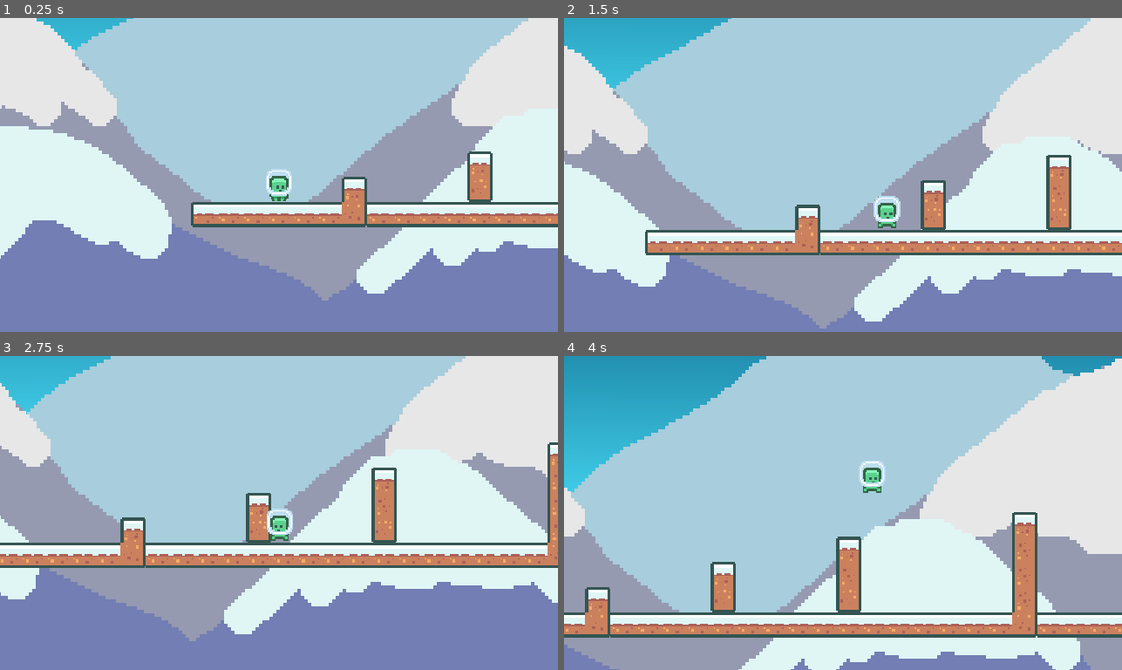
Above: before the commit, frames 1-4 (two rows, left to right).
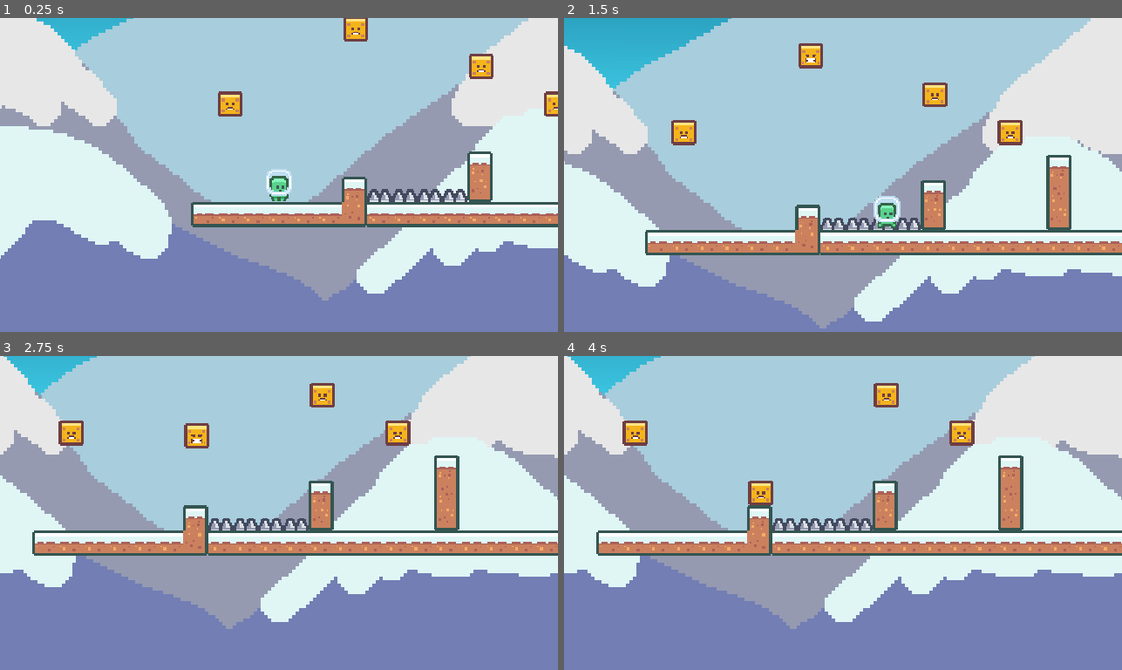
Above: after the commit, the same moments.

Repository: RuntimeRuntime/Godot_Platformer
Game: Godot game, scene res://wold.tscn
The game is run twice, just before and just after one commit, with the same random seed, the same clock (stepped at 60 frames per second) and the same inputs.
Inputs:
- Up to frame 1 (0.25 s): no input
- Up to frame 2 (1.5 s): hold Space (dash) 0.53-1.28 s; hold Right (ui_right) from 0.53 s (still down); tap Up (jump) at 0.77, 0.8, 1.07, 1.35 s
- Up to frame 3 (2.75 s): tap Up (jump) at 1.52, 1.82, 2.3 s; tap Space (dash) at 1.55 s; release Right (ui_right) at 2.03 s; hold Left (ui_left) from 2.03 s (still down); hold Space (dash) from 2.03 s (still down)
- Up to frame 4 (4 s): release Left (ui_left) at 2.78 s; release Space (dash) at 2.78 s; hold Right (ui_right) from 2.78 s (still down); tap Space (dash) at 2.85 s; tap Up (jump) at 3.02, 3.32, 3.6, 3.77 s

The runs differ from the first frame. In frame 1, 1.7% of the frame differs, in the area x 39-100%, y 0-59%; in frame 2, 1.8%; in frame 3, 30%; in frame 4, 60%, in the area x 0-100%, y 0-100%.

Commit message:
Added Smasher Enemy
Added new enemy type: Smasher
Will drop down when the player runs under them

Diff:
--- /dev/null
+++ b/Platformer Tutorial/Characters/Enemies/Smasher/Area2D.gd
@@ -0,0 +1,7 @@
+extends Area2D
+
+signal isGrounded
+
+func _on_body_entered(body):
+	if body is TileMap:
+		isGrounded.emit()
--- /dev/null
+++ b/Platformer Tutorial/Characters/Enemies/Smasher/FallingState.gd
@@ -0,0 +1,30 @@
+extends State
+
+@export var actor: Smasher
+
+const ACCELERATION = .1
+const MAX_SPEED = 8
+
+signal is_grounded
+
+var current_speed = 0
+
+func _ready():
+	set_physics_process(false)
+
+func _enter_state() -> void:
+	set_physics_process(true)
+
+func _exit_state() -> void:
+	current_speed = 0
+	set_physics_process(false)
+
+func _physics_process(delta):
+	handle_fall()
+
+func handle_fall():
+	current_speed = move_toward(current_speed, MAX_SPEED, ACCELERATION)
+	actor.position.y += current_speed
+
+func _on_area_2d_is_grounded():
+	is_grounded.emit()
--- /dev/null
+++ b/Platformer Tutorial/Characters/Enemies/Smasher/KillBox.gd
@@ -0,0 +1 @@
+extends CollisionShape2D
--- /dev/null
+++ b/Platformer Tutorial/Characters/Enemies/Smasher/LandedState.gd
@@ -0,0 +1,25 @@
+extends State
+
+@export var animator: AnimatedSprite2D
+@onready var timer = $"../../GroundedTimer"
+@onready var particles = $"../../GPUParticles2D"
+
+signal is_rising
+
+func _ready():
+	set_physics_process(false)
+
+func _enter_state() -> void:
+	timer.start()
+	particles.emitting=true
+	set_physics_process(true)
+
+func _exit_state() -> void:
+	set_physics_process(false)
+
+func _physics_process(delta):
+	animator.play('Idle')
+
+
+func _on_grounded_timer_timeout():
+	is_rising.emit()
--- /dev/null
+++ b/Platformer Tutorial/Characters/Enemies/Smasher/Node.gd
@@ -0,0 +1,30 @@
+extends State
+
+@export var actor: Smasher
+
+signal is_back_at_start_position
+
+const MAX_SPEED = 2
+const ACCELERATION = .2
+var current_speed = 0
+func _ready():
+	set_physics_process(false)
+
+func _enter_state() -> void:
+	set_physics_process(true)
+
+func _exit_state() -> void:
+	set_physics_process(false)
+
+func _physics_process(delta):
+	handle_return_to_start_position()
+	is_back_to_start_position()
+
+func handle_return_to_start_position():
+	current_speed = move_toward(current_speed, MAX_SPEED, ACCELERATION)
+	actor.position.y -= current_speed
+
+func is_back_to_start_position():
+	if actor.global_position <= actor.starting_position:
+		actor.position.y = actor.starting_position.y
+		is_back_at_start_position.emit()
--- /dev/null
+++ b/Platformer Tutorial/Characters/Enemies/Smasher/SmasherStates/FoundPlayerState.gd
@@ -0,0 +1,34 @@
+extends State
+
+@export var actor: Smasher
+@export var animator: AnimatedSprite2D
+
+@onready var fall_timer = $"../../FallTimer"
+
+signal is_falling
+
+func _ready():
+	set_physics_process(false)
+
+func _enter_state() -> void:
+	fall_timer.start(1)
+	set_physics_process(true)
+
+func _exit_state() -> void:
+	fall_timer.stop()
+	actor.position = actor.starting_position
+	set_physics_process(false)
+
+func _physics_process(delta):
+	animator.play('Angry')
+	shake_animation(delta)
+
+func shake_animation(delta):
+	if(actor.position == actor.starting_position):
+		actor.position.x += randi_range(-1,1)
+		actor.position.y += randi_range(-1,1)
+	else:
+		actor.position = actor.starting_position
+
+func _on_timer_timeout():
+	is_falling.emit()
--- /dev/null
+++ b/Platformer Tutorial/Characters/Enemies/Smasher/SmasherStates/IdleState.gd
@@ -0,0 +1,24 @@
+extends State
+
+@export var actor: Smasher
+@export var animator: AnimatedSprite2D
+@export var raycast: RayCast2D
+
+signal player_found
+
+func _ready():
+	set_physics_process(false)
+
+func _enter_state() -> void:
+	set_physics_process(true)
+
+func _exit_state() -> void:
+	set_physics_process(false)
+
+func _physics_process(delta):
+	animator.play('Idle')
+	findPlayer()
+
+func findPlayer():
+	if raycast.is_colliding():
+		player_found.emit()
--- /dev/null
+++ b/Platformer Tutorial/Characters/Enemies/Smasher/smasher.gd
@@ -0,0 +1,27 @@
+class_name Smasher
+extends Node2D
+
+
+@onready var fns = $FiniteStateMachine
+@onready var idle_state = $FiniteStateMachine/IdleState
+@onready var shaking_state = $FiniteStateMachine/ShakingState
+@onready var falling_state  = $FiniteStateMachine/FallingState
+@onready var grounded_state = $FiniteStateMachine/GroundedState
+@onready var rise_state = $FiniteStateMachine/RiseState
+
+@onready var starting_position = global_position
+
+func _ready():
+
+	idle_state.player_found.connect(fns.change_state.bind(shaking_state))
+
+	shaking_state.is_falling.connect(fns.change_state.bind(falling_state))
+
+	falling_state.is_grounded.connect(fns.change_state.bind(grounded_state))
+
+	grounded_state.is_rising.connect(fns.change_state.bind(rise_state))
+
+	rise_state.is_back_at_start_position.connect(fns.change_state.bind(idle_state))
+
+func _physics_process(delta):
+	pass
--- /dev/null
+++ b/Platformer Tutorial/Characters/Enemies/Smasher/smasher.tscn
@@ -0,0 +1,165 @@
+[gd_scene load_steps=22 format=3 uid="uid://dc5ax57xeudks"]
+
+[ext_resource type="Texture2D" uid="uid://c71v6030set4x" path="res://Textures/characters_packed.png" id="1_awpbr"]
+[ext_resource type="Script" path="res://Characters/Enemies/Smasher/smasher.gd" id="1_cme8a"]
+[ext_resource type="Script" path="res://StateMachine/FiniteStateMachine.gd" id="3_l10wp"]
+[ext_resource type="Script" path="res://Characters/Enemies/Smasher/SmasherStates/IdleState.gd" id="4_1mlp6"]
+[ext_resource type="Script" path="res://Characters/Enemies/Smasher/SmasherStates/FoundPlayerState.gd" id="5_yls6p"]
+[ext_resource type="Script" path="res://Characters/Enemies/Smasher/FallingState.gd" id="6_jf4wu"]
+[ext_resource type="Script" path="res://Characters/Enemies/Smasher/LandedState.gd" id="7_fbbcn"]
+[ext_resource type="PackedScene" uid="uid://cxe5wtcewmgad" path="res://Characters/Hitboxes/hitbox.tscn" id="7_q6xgl"]
+[ext_resource type="Script" path="res://Characters/Enemies/Smasher/Node.gd" id="8_625wy"]
+[ext_resource type="Script" path="res://Characters/Enemies/Smasher/Area2D.gd" id="8_k6lh1"]
+
+[sub_resource type="AtlasTexture" id="AtlasTexture_gvkk5"]
+atlas = ExtResource("1_awpbr")
+region = Rect2(120, 24, 24, 24)
+
+[sub_resource type="AtlasTexture" id="AtlasTexture_ql65i"]
+atlas = ExtResource("1_awpbr")
+region = Rect2(96, 24, 24, 24)
+
+[sub_resource type="AtlasTexture" id="AtlasTexture_bqyhw"]
+atlas = ExtResource("1_awpbr")
+region = Rect2(120, 24, 24, 24)
+
+[sub_resource type="SpriteFrames" id="SpriteFrames_huwnx"]
+animations = [{
+"frames": [{
+"duration": 1.0,
+"texture": SubResource("AtlasTexture_gvkk5")
+}],
+"loop": true,
+"name": &"Angry",
+"speed": 5.0
+}, {
+"frames": [{
+"duration": 1.0,
+"texture": SubResource("AtlasTexture_ql65i")
+}],
+"loop": true,
+"name": &"Idle",
+"speed": 5.0
+}, {
+"frames": [{
+"duration": 1.0,
+"texture": SubResource("AtlasTexture_bqyhw")
+}],
+"loop": true,
+"name": &"new_animation",
+"speed": 5.0
+}]
+
+[sub_resource type="RectangleShape2D" id="RectangleShape2D_qw4qs"]
+size = Vector2(16, 2.5)
+
+[sub_resource type="PhysicsMaterial" id="PhysicsMaterial_te06h"]
+
+[sub_resource type="RectangleShape2D" id="RectangleShape2D_bteui"]
+size = Vector2(18, 18)
+
+[sub_resource type="RectangleShape2D" id="RectangleShape2D_dtyrp"]
+size = Vector2(17.9868, 0.464931)
+
+[sub_resource type="Gradient" id="Gradient_k4a0t"]
+colors = PackedColorArray(0.94902, 0.94902, 0.94902, 1, 1, 1, 1, 0)
+
+[sub_resource type="GradientTexture1D" id="GradientTexture1D_em857"]
+gradient = SubResource("Gradient_k4a0t")
+
+[sub_resource type="ParticleProcessMaterial" id="ParticleProcessMaterial_pcjnh"]
+emission_shape = 3
+emission_box_extents = Vector3(9, 2, 0)
+particle_flag_disable_z = true
+direction = Vector3(0, -1, 0)
+gravity = Vector3(0, 2, 0)
+initial_velocity_min = 5.0
+initial_velocity_max = 15.0
+orbit_velocity_min = 0.0
+orbit_velocity_max = 0.0
+scale_min = 2.0
+scale_max = 4.0
+color = Color(0.960784, 0.960784, 0.960784, 0.639216)
+color_ramp = SubResource("GradientTexture1D_em857")
+
+[node name="Smasher" type="Node2D"]
+position = Vector2(-0.993246, -10.9257)
+script = ExtResource("1_cme8a")
+
+[node name="RayCast2D" type="RayCast2D" parent="."]
+exclude_parent = false
+target_position = Vector2(0, 3000)
+collision_mask = 2
+
+[node name="AnimatedSprite2D" type="AnimatedSprite2D" parent="."]
+position = Vector2(1, 2)
+sprite_frames = SubResource("SpriteFrames_huwnx")
+animation = &"new_animation"
+
+[node name="Hitbox" parent="." instance=ExtResource("7_q6xgl")]
+
+[node name="KillBox" type="CollisionShape2D" parent="Hitbox"]
+position = Vector2(1, 9.25)
+shape = SubResource("RectangleShape2D_qw4qs")
+debug_color = Color(1, 0.6, 0.701961, 0.419608)
+
+[node name="StaticBody2D" type="StaticBody2D" parent="."]
+collision_mask = 5
+physics_material_override = SubResource("PhysicsMaterial_te06h")
+
+[node name="CollisionShape2D" type="CollisionShape2D" parent="StaticBody2D"]
+position = Vector2(1, 2)
+shape = SubResource("RectangleShape2D_bteui")
+
+[node name="Area2D" type="Area2D" parent="."]
+script = ExtResource("8_k6lh1")
+
+[node name="CollisionShape2D" type="CollisionShape2D" parent="Area2D"]
+position = Vector2(1.01073, 10.7439)
+shape = SubResource("RectangleShape2D_dtyrp")
+
+[node name="FiniteStateMachine" type="Node" parent="." node_paths=PackedStringArray("state")]
+script = ExtResource("3_l10wp")
+state = NodePath("IdleState")
+
+[node name="IdleState" type="Node" parent="FiniteStateMachine" node_paths=PackedStringArray("actor", "animator", "raycast")]
+script = ExtResource("4_1mlp6")
+actor = NodePath("../..")
+animator = NodePath("../../AnimatedSprite2D")
+raycast = NodePath("../../RayCast2D")
+
+[node name="ShakingState" type="Node" parent="FiniteStateMachine" node_paths=PackedStringArray("actor", "animator")]
+script = ExtResource("5_yls6p")
+actor = NodePath("../..")
+animator = NodePath("../../AnimatedSprite2D")
+
+[node name="FallingState" type="Node" parent="FiniteStateMachine" node_paths=PackedStringArray("actor")]
+script = ExtResource("6_jf4wu")
+actor = NodePath("../..")
+
+[node name="GroundedState" type="Node" parent="FiniteStateMachine" node_paths=PackedStringArray("animator")]
+script = ExtResource("7_fbbcn")
+animator = NodePath("../../AnimatedSprite2D")
+
+[node name="RiseState" type="Node" parent="FiniteStateMachine" node_paths=PackedStringArray("actor")]
+script = ExtResource("8_625wy")
+actor = NodePath("../..")
+
+[node name="FallTimer" type="Timer" parent="."]
+one_shot = true
+
+[node name="GroundedTimer" type="Timer" parent="."]
+one_shot = true
+
+[node name="GPUParticles2D" type="GPUParticles2D" parent="."]
+position = Vector2(1.04173, 10.3677)
+emitting = false
+amount = 32
+process_material = SubResource("ParticleProcessMaterial_pcjnh")
+lifetime = 0.5
+one_shot = true
+
+[connection signal="body_entered" from="Area2D" to="Area2D" method="_on_body_entered"]
+[connection signal="isGrounded" from="Area2D" to="FiniteStateMachine/FallingState" method="_on_area_2d_is_grounded"]
+[connection signal="timeout" from="FallTimer" to="FiniteStateMachine/ShakingState" method="_on_timer_timeout"]
+[connection signal="timeout" from="GroundedTimer" to="FiniteStateMachine/GroundedState" method="_on_grounded_timer_timeout"]
--- /dev/null
+++ b/Platformer Tutorial/Characters/Enemies/Spikes/spikes.tscn
@@ -0,0 +1,17 @@
+[gd_scene load_steps=3 format=3 uid="uid://nwya7esbtdh1"]
+
+[ext_resource type="Texture2D" uid="uid://dlphcygc1txn7" path="res://Textures/tiles_packed.png" id="1_n05n0"]
+[ext_resource type="PackedScene" uid="uid://cxe5wtcewmgad" path="res://Characters/Hitboxes/hitbox.tscn" id="2_74p4t"]
+
+[node name="Spikes" type="Node2D"]
+
+[node name="Sprite2D" type="Sprite2D" parent="."]
+position = Vector2(0, -9)
+texture = ExtResource("1_n05n0")
+region_enabled = true
+region_rect = Rect2(144, 54, 18, 18)
+
+[node name="Hitbox" parent="." instance=ExtResource("2_74p4t")]
+
+[node name="CollisionPolygon2D" type="CollisionPolygon2D" parent="Hitbox"]
+polygon = PackedVector2Array(-7, 0, -7, -3, -5, -7, -3, -7, -1, -3, 1, -3, 3, -7, 5, -7, 7, -3, 7, 0)
--- /dev/null
+++ b/Platformer Tutorial/Characters/Hitboxes/hitbox.gd
@@ -0,0 +1,5 @@
+extends Area2D
+
+func _on_body_entered(body):
+	if body is Player:
+		body.queue_free()
--- /dev/null
+++ b/Platformer Tutorial/Characters/Hitboxes/hitbox.tscn
@@ -0,0 +1,10 @@
+[gd_scene load_steps=2 format=3 uid="uid://cxe5wtcewmgad"]
+
+[ext_resource type="Script" path="res://Characters/Hitboxes/hitbox.gd" id="1_4vw8t"]
+
+[node name="Hitbox" type="Area2D"]
+collision_layer = 0
+collision_mask = 6
+script = ExtResource("1_4vw8t")
+
+[connection signal="body_entered" from="." to="." method="_on_body_entered"]
--- a/Platformer Tutorial/Characters/Player/Player States/AirborneState.gd
+++ b/Platformer Tutorial/Characters/Player/Player States/AirborneState.gd
@@ -20,7 +20,6 @@
 	set_physics_process(false)
 
 func _enter_state() -> void:
-#	print('Airborne')
 	set_physics_process(true)
 	animator.play('Jump')
 	if !check_is_jumping():
@@ -33,7 +32,6 @@
 
 @warning_ignore("unused_parameter")
 func _physics_process(delta):
-	# Apply Gravity
 	var input_dir = UtilityMovementMethods.input_direction(animator)
 	actor.velocity.x = UtilityMovementMethods.calculate_velocity_x(input_dir.x, actor.velocity.x)
 	has_release_jump()
@@ -63,7 +61,6 @@
 	gravityModifier = 1
 
 func has_release_jump():
-	print(actor.velocity.y)
 	if Input.is_action_just_released("jump") && actor.velocity.y < -50:
 		gravityModifier = 1 + (abs(actor.velocity.y) / MAX_GRAVITY)
 
--- a/Platformer Tutorial/Characters/Player/Player States/DashState.gd
+++ b/Platformer Tutorial/Characters/Player/Player States/DashState.gd
@@ -13,7 +13,6 @@
 
 
 func _enter_state() -> void:
-	print('Dash')
 	set_physics_process(true)
 	animator.play('Jump')
 	dashTimer.start(DASH_DURATION)
--- a/Platformer Tutorial/Characters/Player/Player States/IdleState.gd
+++ b/Platformer Tutorial/Characters/Player/Player States/IdleState.gd
@@ -11,7 +11,6 @@
 	set_physics_process(false)
 
 func _enter_state() -> void:
-	print('Idle')
 	set_physics_process(true)
 	actor.currentJumps = actor.MAX_JUMPS
 	UtilityMovementMethods.canDash = true
--- a/Platformer Tutorial/Characters/Player/Player States/RunningState.gd
+++ b/Platformer Tutorial/Characters/Player/Player States/RunningState.gd
@@ -11,7 +11,6 @@
 	set_physics_process(false)
 
 func _enter_state() -> void:
-	print('Running')
 	set_physics_process(true)
 	actor.currentJumps = actor.MAX_JUMPS
 	UtilityMovementMethods.canDash = true
--- a/Platformer Tutorial/Characters/Player/player.tscn
+++ b/Platformer Tutorial/Characters/Player/player.tscn
@@ -61,6 +61,8 @@
 height = 17.0
 
 [node name="Player" type="CharacterBody2D"]
+collision_layer = 2
+collision_mask = 5
 script = ExtResource("1_2seao")
 
 [node name="AnimatedSprite2D" type="AnimatedSprite2D" parent="."]
--- a/Platformer Tutorial/StateMachine/FiniteStateMachine.gd
+++ b/Platformer Tutorial/StateMachine/FiniteStateMachine.gd
@@ -12,3 +12,4 @@
 		state._exit_state()
 	new_state._enter_state()
 	state = new_state
+	print(state)
--- a/Platformer Tutorial/project.godot
+++ b/Platformer Tutorial/project.godot
@@ -46,6 +46,12 @@
 ]
 }
 
+[layer_names]
+
+2d_physics/layer_1="World"
+2d_physics/layer_2="Player"
+2d_physics/layer_3="Enemy"
+
 [rendering]
 
 textures/canvas_textures/default_texture_filter=0
--- a/Platformer Tutorial/wold.tscn
+++ b/Platformer Tutorial/wold.tscn
@@ -6,6 +6,8 @@
 [ext_resource type="PackedScene" uid="uid://bkyifxjgeuqa8" path="res://Tilemaps/tile_map.tscn" id="3_g6e8d"]
 [ext_resource type="Texture2D" uid="uid://dgfsvsmjcjkpu" path="res://Textures/MiddleLayer.png" id="4_8u0ec"]
 [ext_resource type="Texture2D" uid="uid://du3r45kl0kgyi" path="res://Textures/FrontLayer.png" id="5_mntje"]
+[ext_resource type="PackedScene" uid="uid://nwya7esbtdh1" path="res://Characters/Enemies/Spikes/spikes.tscn" id="7_v8uwl"]
+[ext_resource type="PackedScene" uid="uid://dc5ax57xeudks" path="res://Characters/Enemies/Smasher/smasher.tscn" id="8_1h7b0"]
 
 [node name="Wold" type="Node2D"]
 
@@ -20,6 +22,7 @@
 position_smoothing_enabled = true
 
 [node name="Player" parent="." instance=ExtResource("2_bpv58")]
+z_index = 15
 position = Vector2(45, 117)
 
 [node name="RemoteTransform2D" type="RemoteTransform2D" parent="Player"]
@@ -54,3 +57,31 @@
 position = Vector2(270, 117)
 scale = Vector2(2.5, 2.5)
 texture = ExtResource("5_mntje")
+
+[node name="Spike Hazards" type="Node2D" parent="."]
+
+[node name="Spikes" parent="Spike Hazards" instance=ExtResource("7_v8uwl")]
+position = Vector2(117, 144)
+
+[node name="Spikes2" parent="Spike Hazards" instance=ExtResource("7_v8uwl")]
+position = Vector2(171, 144)
+
+[node name="Spikes3" parent="Spike Hazards" instance=ExtResource("7_v8uwl")]
+position = Vector2(153, 144)
+
+[node name="Spikes4" parent="Spike Hazards" instance=ExtResource("7_v8uwl")]
+position = Vector2(135, 144)
+
+[node name="Smashers" type="Node2D" parent="."]
+
+[node name="Smasher" parent="Smashers" instance=ExtResource("8_1h7b0")]
+position = Vector2(9, 72)
+
+[node name="Smasher2" parent="Smashers" instance=ExtResource("8_1h7b0")]
+position = Vector2(243, 72)
+
+[node name="Smasher3" parent="Smashers" instance=ExtResource("8_1h7b0")]
+position = Vector2(189, 45)
+
+[node name="Smasher4" parent="Smashers" instance=ExtResource("8_1h7b0")]
+position = Vector2(99, 18)
Not shown: 1 places in Platformer Tutorial/wold.tscn that only renumber resources
Not shown, added: Platformer Tutorial/Characters/Enemies/Smasher/sma8E1D.tmp
